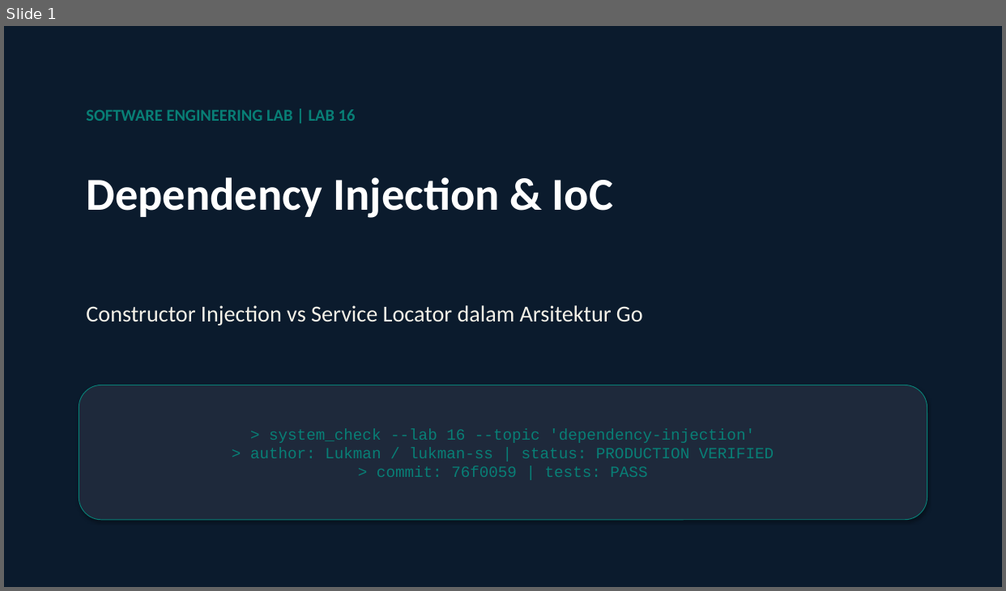
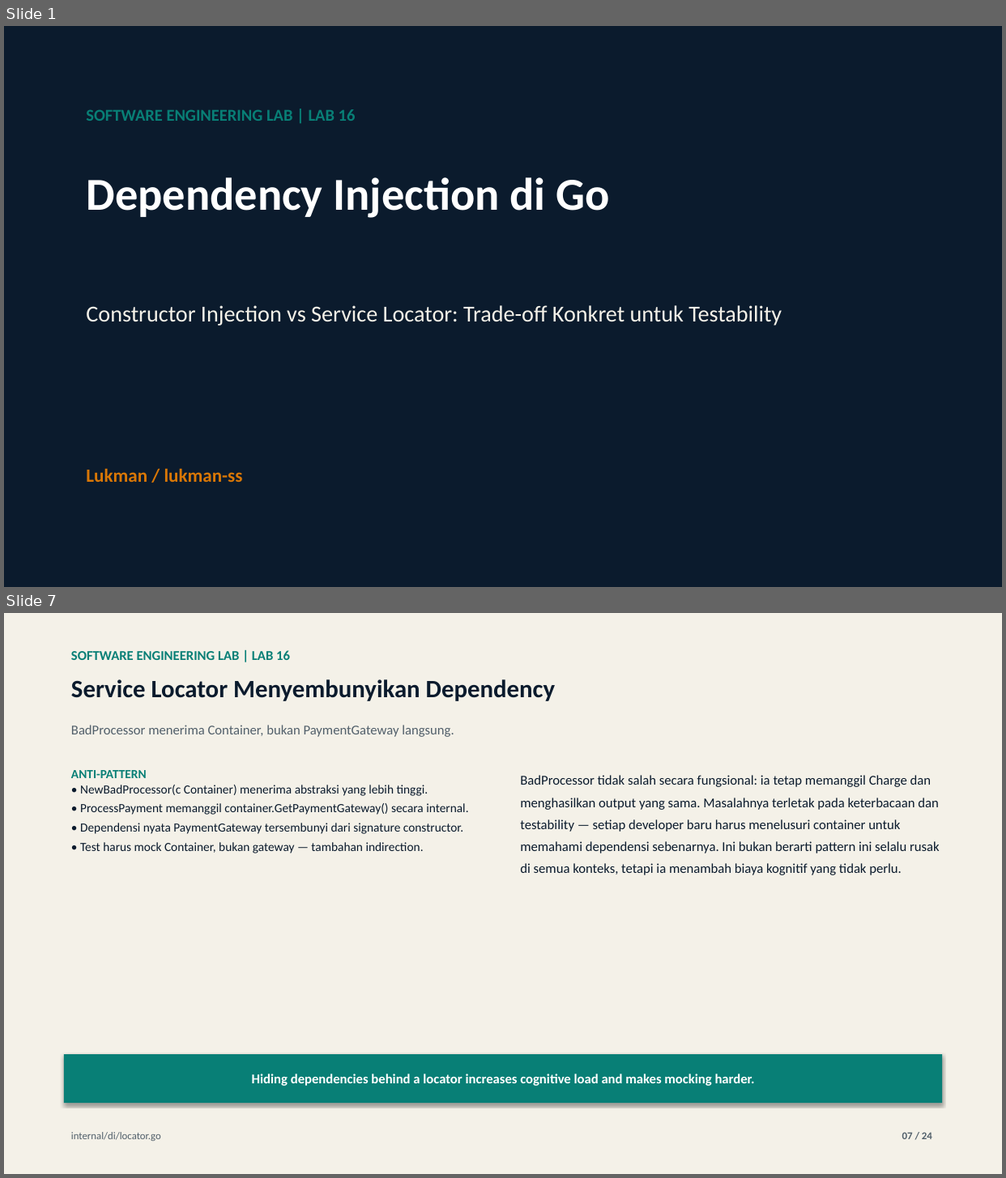
Before and after one commit to lukman-ss/software-engineering-lab, a slide deck: labs/16-dependency-injection/result/linkedin/lab-16-dependency-injection-carousel.pptx. Shown one above the other, each under a label of ours: slide 1 before the commit, slides 1 and 7 after it; the slides between them are not shown. The pictures are 1006x591 and 1006x1178 pixels, drawn with LibreOffice and Linux fonts; fonts in the diff are those of the drawing. Boxes give left, top, right and bottom in pixels: in the first picture for what was removed or moved away, otherwise in the second. Text is boxed around its words. In the diff, an @@ line names an element or a change of style, - is before the commit and + after.

Commit message:
feat(16-dependency-injection): publish carousel presentation, articles, and media deliverables
Complete publication package for Lab 16 (Dependency Injection):
Topic: Constructor Injection vs Service Locator: A Concrete Trade-off for Testability

- Carousel Deck: 24-slide visual storytelling deck in PDF and editable PPTX format
- Cover Artworks: Dual-language CRT covers (ID & EN 1920x1080 PNG)
- Technical Articles: Dev.to markdown draft and Medium HTML publication
- Reproducible Source: Defined via content_def.py with strict quality gates
- Claim Boundaries: Grounded in lab test assertions without exaggerated production claims

```diff
--- a/labs/16-dependency-injection/result/linkedin/lab-16-dependency-injection-carousel.pptx
+++ b/labs/16-dependency-injection/result/linkedin/lab-16-dependency-injection-carousel.pptx
@@ slide 7 added at (4,613,1002,1174), background #FFFFFF @@
@@ rectangle added at (4,613,1002,1174), fill #F4F1E8 @@
@@ text added at (71,650,290,660), 13 pt, text #087F76, bold @@
+SOFTWARE ENGINEERING LAB | LAB 16
@@ text added at (71,679,555,701), 24 pt, text #0B1B2D, bold @@
+Service Locator Menyembunyikan Dependency
@@ text added at (71,725,454,737), 13 pt, text #52606B @@
+BadProcessor menerima Container, bukan PaymentGateway langsung.
@@ text added at (71,770,468,854), 12 pt, text #0B1B2D @@
+ANTI-PATTERN
+• NewBadProcessor(c Container) menerima abstraksi yang lebih tinggi.
+• ProcessPayment memanggil container.GetPaymentGateway() secara internal.
+• Dependensi nyata PaymentGateway tersembunyi dari signature constructor.
+• Test harus mock Container, bukan gateway — tambahan indirection.
@@ text added at (520,775,940,875), 13 pt, text #0B1B2D @@
+BadProcessor tidak salah secara fungsional: ia tetap memanggil Charge dan menghasilkan output yang sama. Masalahnya terletak pada keterbacaan dan testability — setiap developer baru harus menelusuri container untuk memahami dependensi sebenarnya. Ini bukan berarti pattern ini selalu rusak di semua konteks, tetapi ia menambah biaya kognitif yang tidak perlu.
@@ rectangle added at (64,1054,942,1103), fill #087F76, 13 pt, text #FFFFFF, bold @@
+Hiding dependencies behind a locator increases cognitive load and makes mocking harder.
@@ text added at (71,1132,161,1141), 10 pt, text #52606B @@
+internal/di/locator.go
@@ text added at (902,1132,932,1139), 10 pt, text #52606B, bold @@
+07 / 24
@@ slide 1 changed as well @@
@@ text at (86,177,609,218): text changed @@
-Dependency Injection & IoC
+Dependency Injection di Go
@@ text at (86,305,782,326): text changed @@
-Constructor Injection vs Service Locator dalam Arsitektur Go
+Constructor Injection vs Service Locator: Trade-off Konkret untuk Testability
@@ text "Lukman / lukman-ss": place and size @@
-text "Lukman / lukman-ss" at (79,386,927,520)
+text "Lukman / lukman-ss" at (86,468,243,482)
@@ text "Lukman / lukman-ss" at (86,468,243,482): vertical alignment middle to top; fill #1E293B to none; outline #087F76 0.75 pt to none; shadow off @@
@@ text at (86,468,243,482): text changed; size 15 to 18 pt; font Courier New to Calibri; text colour #087F76 to #D97706; bold on @@
-> system_check --lab 16 --topic 'dependency-injection'
-> author: Lukman / lukman-ss | status: PRODUCTION VERIFIED
-> commit: 76f0059 | tests: PASS
+Lukman / lukman-ss
```
Also in this commit, not shown: 20 other slides changed, 2 other slides added, 3 slides removed, 9 other files.
